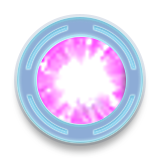
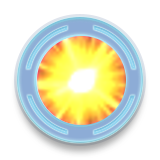
Comparing the layer stacks of the two 160 × 160 images. Changes:
painted on "Clipboard" over [37, 36, 126, 125]
